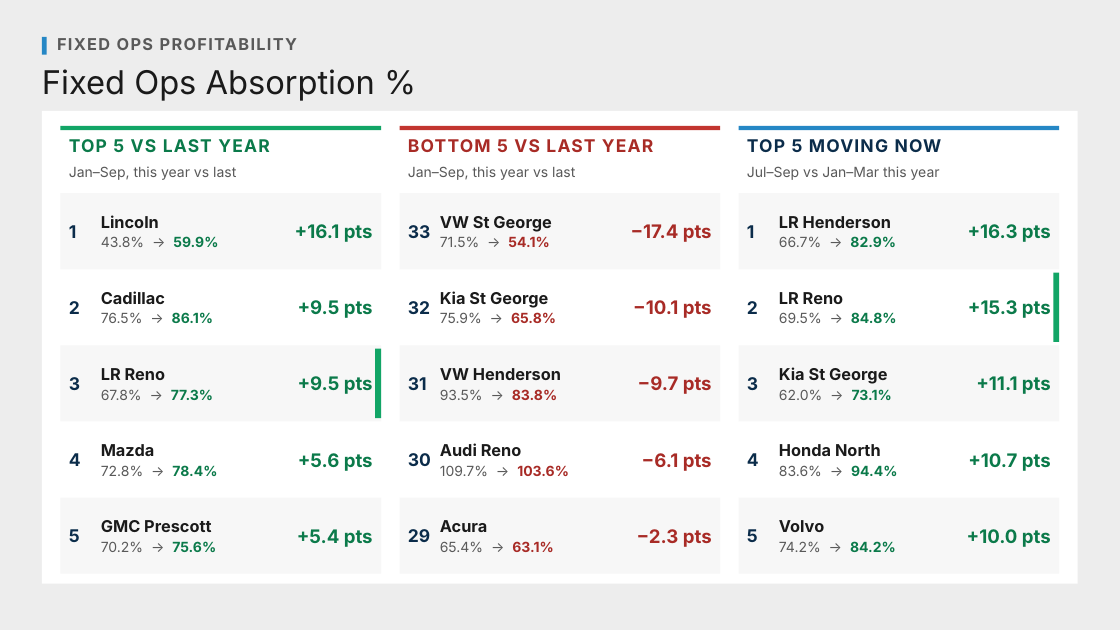
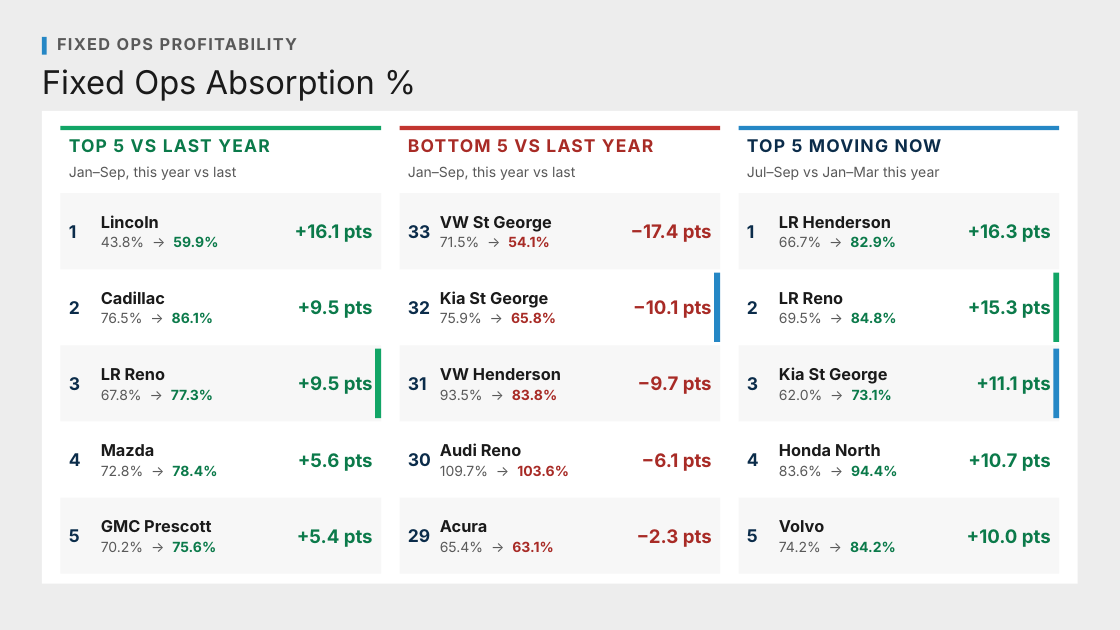
Before and after one commit to Ndresner/Noah, a slide deck: slide 5 of day2-deck/decks/Fixed Ops Profitability - House Style.pptx. Drawn at 1120x630 pixels with LibreOffice and Linux fonts; fonts in the diff are those of the drawing. Boxes give left, top, right and bottom in pixels: in the first picture for what was removed or moved away, otherwise in the second. Text is boxed around its words. In the diff, an @@ line names an element or a change of style, - is before the commit and + after.

```diff
--- a/day2-deck/decks/Fixed Ops Profitability - House Style.pptx
+++ b/day2-deck/decks/Fixed Ops Profitability - House Style.pptx
@@ rectangle added at [714,273,720,343], fill #2587C5 @@
@@ rectangle added at [1054,349,1060,418], fill #2587C5 @@
```
Also in this commit, not shown: 2 other slides changed, 38 other files.
